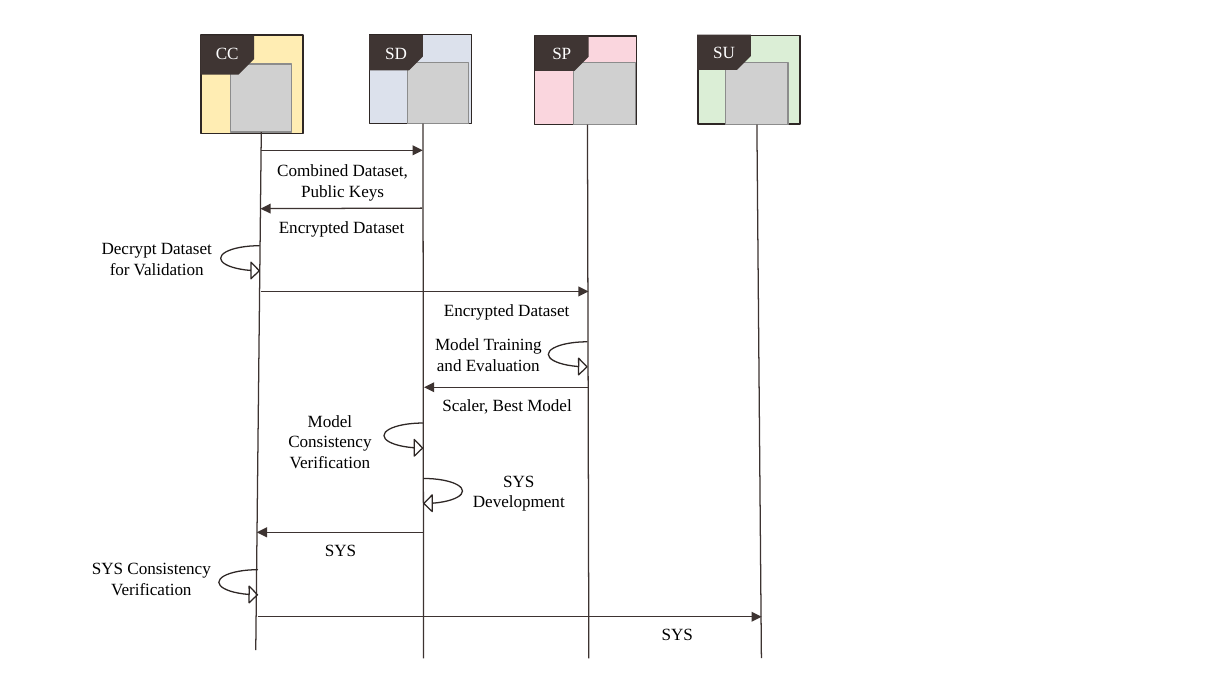
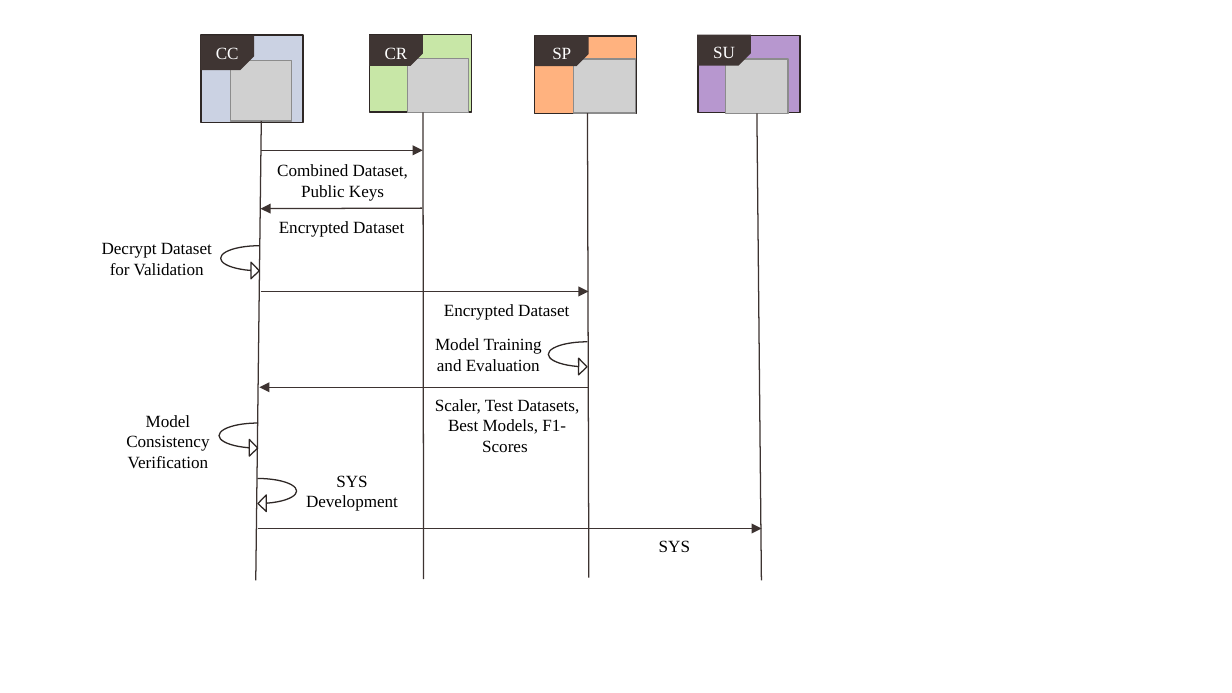
Before and after one commit to IsratTasnimEsha/Heart-Disease-Prediction, a slide deck: slide 2 of Paper/Figures.pptx. Drawn at 1232x693 pixels with LibreOffice and Linux fonts; fonts in the diff are those of the drawing; grey boxes stand for pictures. Boxes give left, top, right and bottom in pixels: in the first picture for what was removed or moved away, otherwise in the second. Text is boxed around its words. In the diff, an @@ line names an element or a change of style, - is before the commit and + after.

```diff
--- a/Paper/Figures.pptx
+++ b/Paper/Figures.pptx
@@ snip rect resized from (x1=201, y1=36, x2=255, y2=75) to (x1=201, y1=36, x2=255, y2=70) @@
@@ rectangle resized from (x1=201, y1=34, x2=303, y2=133) to (x1=201, y1=34, x2=303, y2=122) @@
@@ rectangle at (x1=201, y1=34, x2=303, y2=122): fill #FFEDB3 to #CBD2E3 @@
@@ snip rect resized from (x1=370, y1=36, x2=424, y2=71) to (x1=370, y1=34, x2=424, y2=65) @@
@@ rectangle resized from (x1=370, y1=34, x2=472, y2=123) to (x1=370, y1=34, x2=472, y2=112) @@
@@ rectangle at (x1=370, y1=34, x2=472, y2=112): fill #DCE1EC to #C8E7A7 @@
@@ text at (x1=385, y1=47, x2=408, y2=59): text changed @@
-SD
+CR
@@ picture resized from (x1=408, y1=63, x2=469, y2=124) to (x1=408, y1=59, x2=469, y2=112) @@
@@ snip rect resized from (x1=535, y1=36, x2=589, y2=71) to (x1=535, y1=36, x2=589, y2=67) @@
@@ rectangle resized from (x1=535, y1=36, x2=637, y2=124) to (x1=535, y1=36, x2=637, y2=113) @@
@@ rectangle at (x1=535, y1=36, x2=637, y2=113): fill #FAD6DE to #FFB27F @@
@@ picture resized from (x1=573, y1=63, x2=634, y2=124) to (x1=573, y1=59, x2=634, y2=113) @@
@@ snip rect resized from (x1=697, y1=34, x2=752, y2=70) to (x1=697, y1=34, x2=752, y2=65) @@
@@ rectangle resized from (x1=697, y1=36, x2=800, y2=124) to (x1=697, y1=36, x2=800, y2=113) @@
@@ rectangle at (x1=697, y1=36, x2=800, y2=113): fill #DBEED6 to #B797CF @@
@@ picture resized from (x1=726, y1=63, x2=787, y2=124) to (x1=726, y1=59, x2=787, y2=113) @@
@@ picture resized from (x1=230, y1=64, x2=292, y2=132) to (x1=230, y1=60, x2=292, y2=121) @@
@@ line moved from (423, 123) - (424, 658) to (423, 112) - (424, 579) @@
@@ line moved from (588, 124) - (589, 658) to (588, 113) - (589, 578) @@
@@ line moved from (756, 124) - (761, 658) to (756, 113) - (761, 580) @@
@@ line moved from (261, 132) - (256, 650) to (261, 121) - (256, 580) @@
@@ arrow moved from (589, 387) - (424, 387) to (589, 387) - (259, 387) @@
@@ text at (x1=435, y1=399, x2=579, y2=452): text changed @@
-Scaler, Best Model
+Scaler, Test Datasets, Best Models, F1-Scores
@@ 2 texts, 2 curved right arrows moved together from (x1=288, y1=415, x2=565, y2=511) to (x1=126, y1=415, x2=398, y2=511) @@
@@ arrow removed from (424, 532) to (256, 532) @@
@@ arrow moved from (257, 617) - (761, 617) to (257, 529) - (761, 529) @@
@@ text "SYS" moved from (x1=662, y1=628, x2=693, y2=640) to (x1=659, y1=540, x2=690, y2=552) @@
@@ text removed at (x1=92, y1=562, x2=210, y2=595) @@
-SYS Consistency Verification
@@ curved right arrow removed at (x1=219, y1=569, x2=257, y2=602) @@
@@ text removed at (x1=325, y1=544, x2=356, y2=556) @@
-SYS
```
Also in this commit, not shown: 1 other slide changed, 14 other files.
